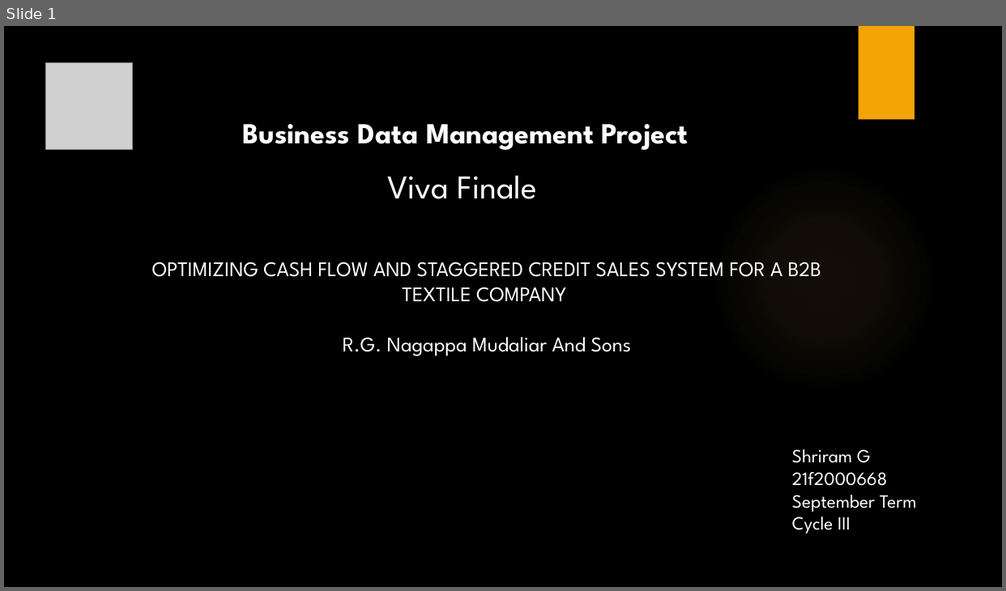
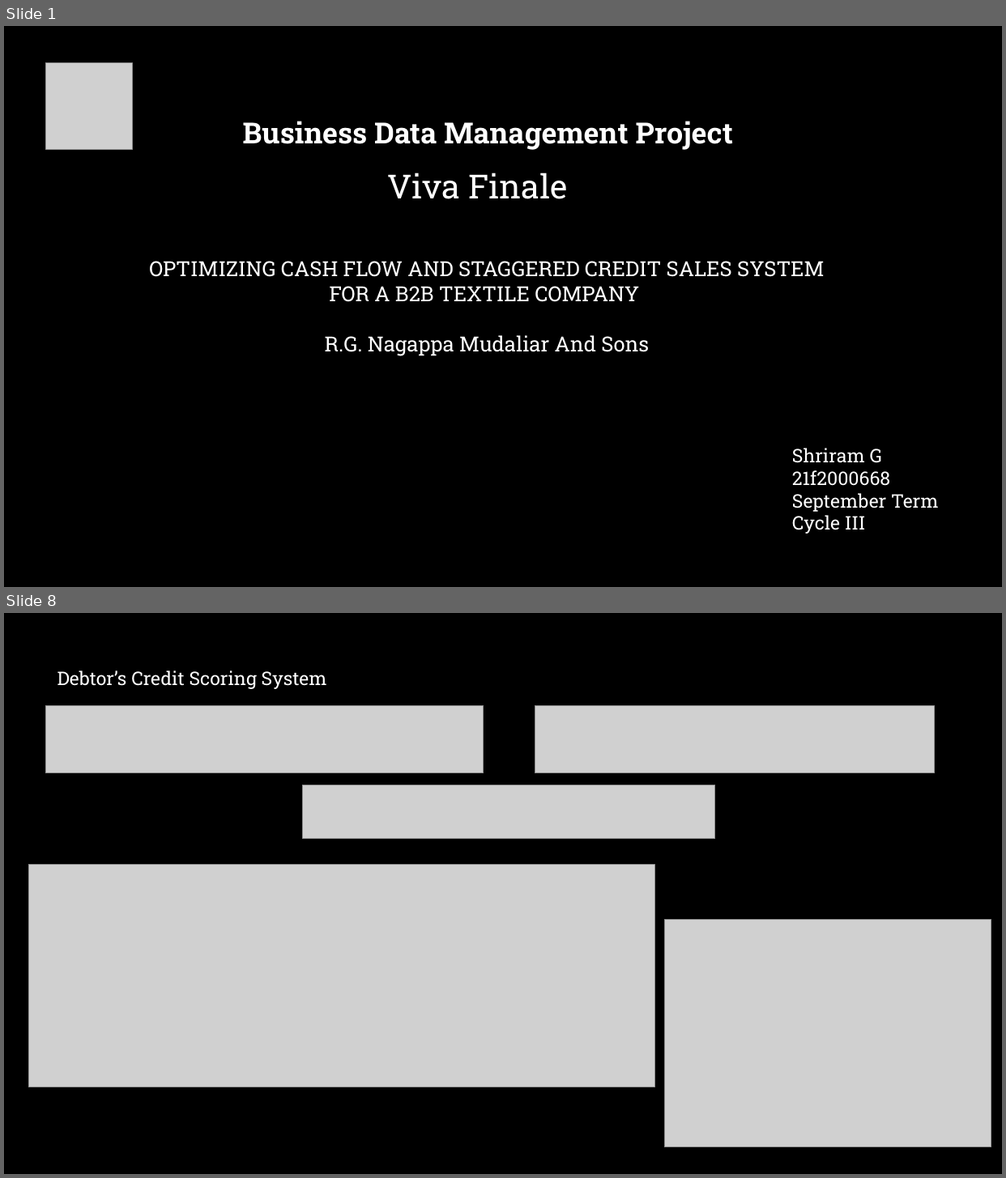
Before and after one commit to Shriram-Gunasekar/BDM, a slide deck: Reports/Viva/VivaPresentation.pptx. Shown one above the other, each under a label of ours: slide 1 before the commit, slides 1 and 8 after it; the slides between them are not shown. The pictures are 1006x591 and 1006x1178 pixels, drawn with LibreOffice and Linux fonts; fonts in the diff are those of the drawing; grey boxes stand for pictures; background and template pictures are left out. Boxes give left, top, right and bottom in pixels: in the first picture for what was removed or moved away, otherwise in the second. Text is boxed around its words. In the diff, an @@ line names an element or a change of style, - is before the commit and + after.

Commit message:
Viva Akhil

```diff
--- a/Reports/Viva/VivaPresentation.pptx
+++ b/Reports/Viva/VivaPresentation.pptx
@@ slide 8 added at [4,613,1002,1174], background picture (left out) @@
@@ text added at [57,671,327,689], 18 pt, text #FFFFFF @@
+Debtor’s Credit Scoring System
@@ picture added at [46,705,484,773] @@
@@ picture added at [535,705,934,773] @@
@@ picture added at [303,786,715,839] @@
@@ picture added at [28,865,654,1088] @@
@@ picture added at [664,919,991,1148] @@
@@ slide 1 changed as well @@
@@ rectangle removed at [859,26,914,120] @@
@@ ellipse removed at [709,163,939,394] @@
@@ font League Spartan to Roboto Slab in 4 elements at [243,121,733,150], [387,173,567,199], [792,448,939,534], [149,261,824,356] @@
```
Also in this commit, not shown: 1 other slide changed, 7 other slides added, 11 other files.
